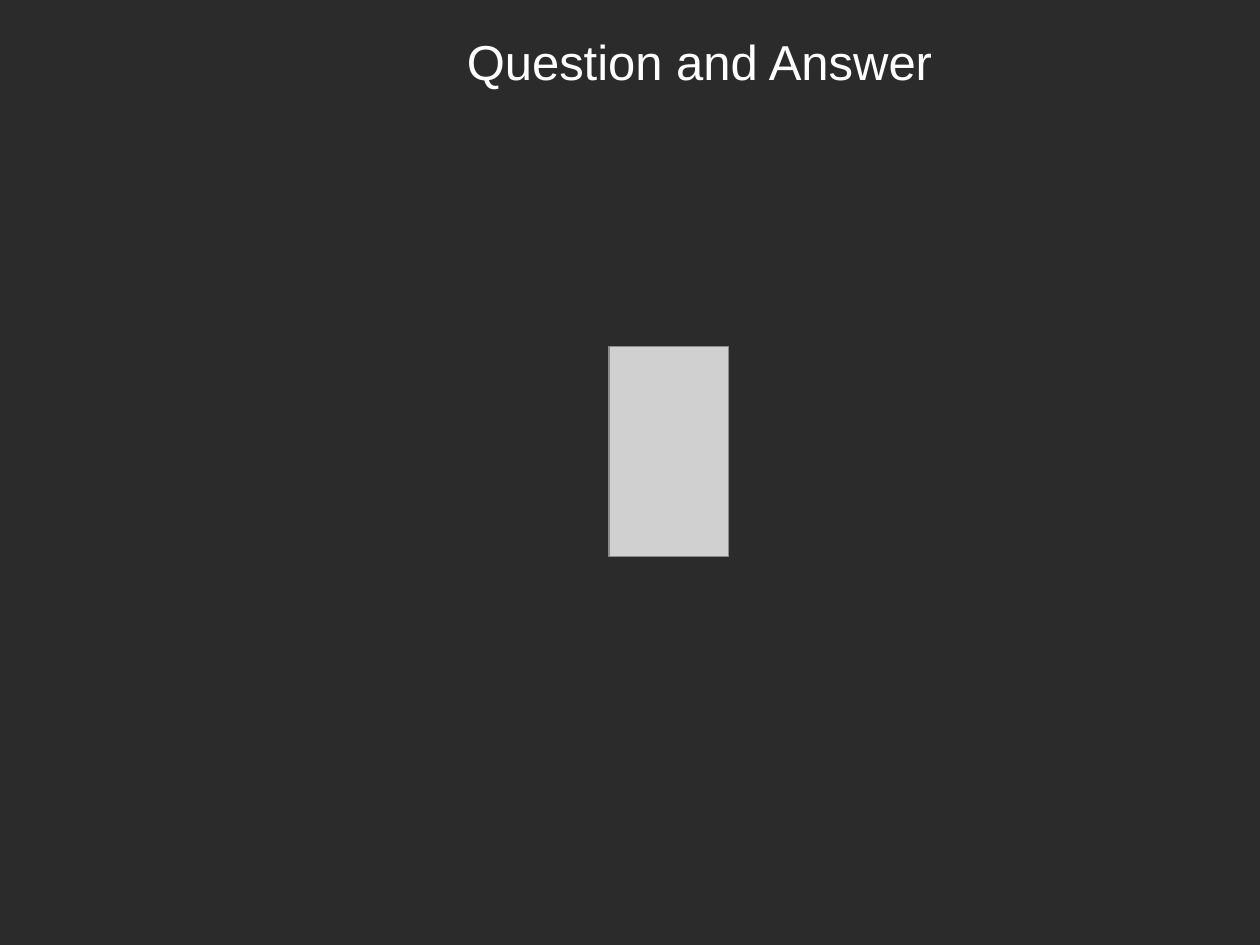
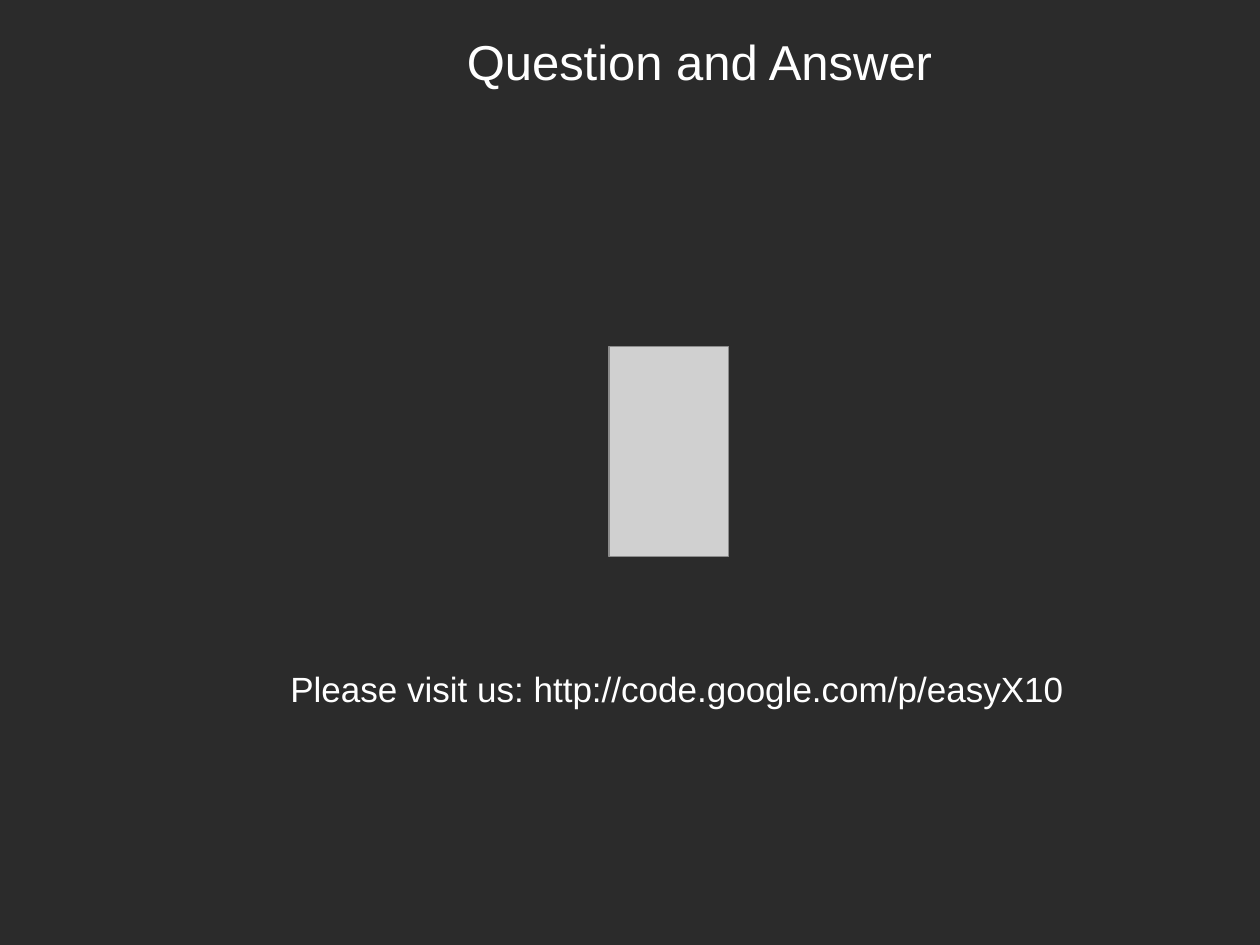
Before and after one commit to cchirag/easyx10, a slide deck: slide 34 of docs/HW/EasyX10 Project - CS673 - Fall 2008 v1.ppt (slide 41 before the commit). Drawn at 1260x945 pixels with LibreOffice and Linux fonts; fonts in the diff are those of the drawing; grey boxes stand for pictures; background and template pictures are left out; a plain dark background stands for a picture behind light text. Boxes give left, top, right and bottom in pixels: in the first picture for what was removed or moved away, otherwise in the second. Text is boxed around its words. In the diff, an @@ line names an element or a change of style, - is before the commit and + after.

```diff
--- a/docs/HW/EasyX10 Project - CS673 - Fall 2008 v1.ppt
+++ b/docs/HW/EasyX10 Project - CS673 - Fall 2008 v1.ppt
@@ text added at (x1=290, y1=676, x2=1064, y2=709), 20 pt, text #FFFFFF @@
+Please visit us: http://code.google.com/p/easyX10
```
Also in this commit, not shown: 12 other slides changed, 4 slides added, 10 slides removed.
